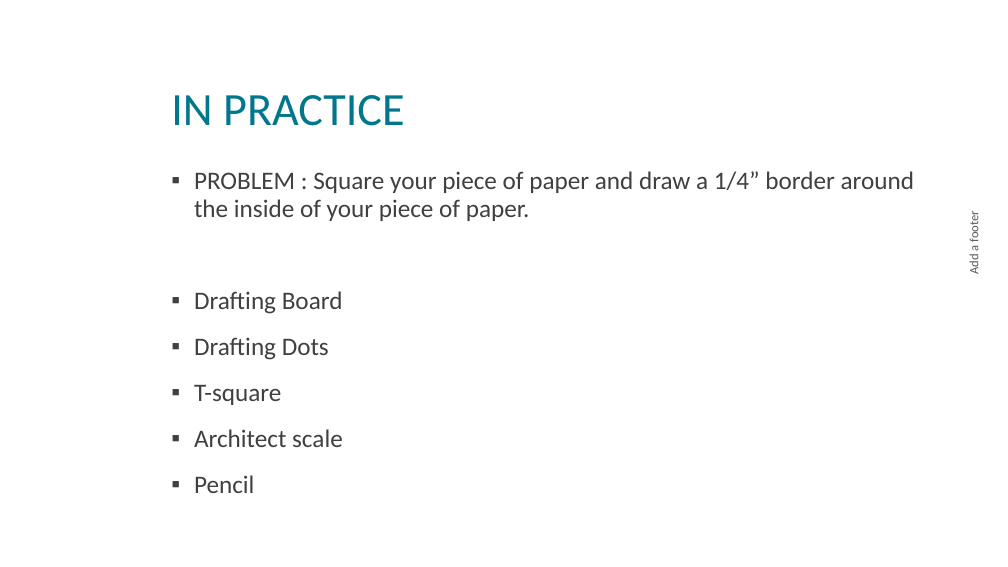
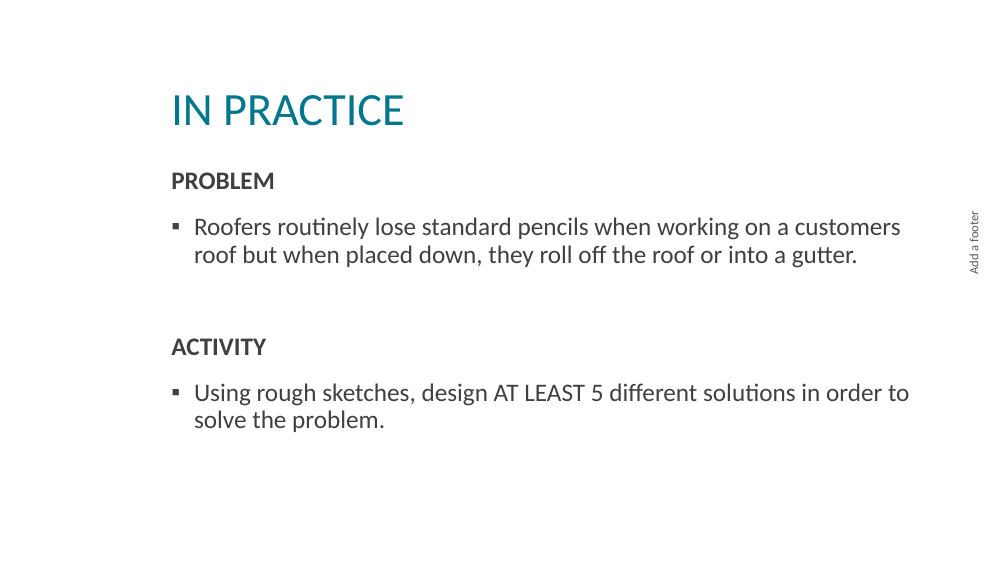
Before and after one commit to nickvertucci/Technology-Education-Curriculum, a slide deck: slide 8 of High School/Design and Drawing for Production/Unit 1 - Introduction/Section 2 - Drafting As A Problem-Solving Tool/Assets/U1S2 - Problem Solving.pptx (slide 9 before the commit). Drawn at 1008x567 pixels with LibreOffice and Linux fonts; fonts in the diff are those of the drawing; background and template pictures are left out. Boxes give left, top, right and bottom in pixels: in the first picture for what was removed or moved away, otherwise in the second. Text is boxed around its words. In the diff, an @@ line names an element or a change of style, - is before the commit and + after.

```diff
--- a/High School/Design and Drawing for Production/Unit 1 - Introduction/Section 2 - Drafting As A Problem-Solving Tool/Assets/U1S2 - Problem Solving.pptx
+++ b/High School/Design and Drawing for Production/Unit 1 - Introduction/Section 2 - Drafting As A Problem-Solving Tool/Assets/U1S2 - Problem Solving.pptx
@@ text at <box>171,217,910,432</box>: text changed @@
-▪ PROBLEM : Square your piece of paper and draw a 1/4” border around the inside of your piece of paper.
-▪ Drafting Board
-▪ Drafting Dots
-▪ T-square
-▪ Architect scale
-▪ Pencil
+PROBLEM
+▪ Roofers routinely lose standard pencils when working on a customers roof but when placed down, they roll off the roof or into a gutter.
+ACTIVITY
+▪ Using rough sketches, design AT LEAST 5 different solutions in order to solve the problem.
```
Also in this commit, not shown: 1 slide removed, 4 other files.
